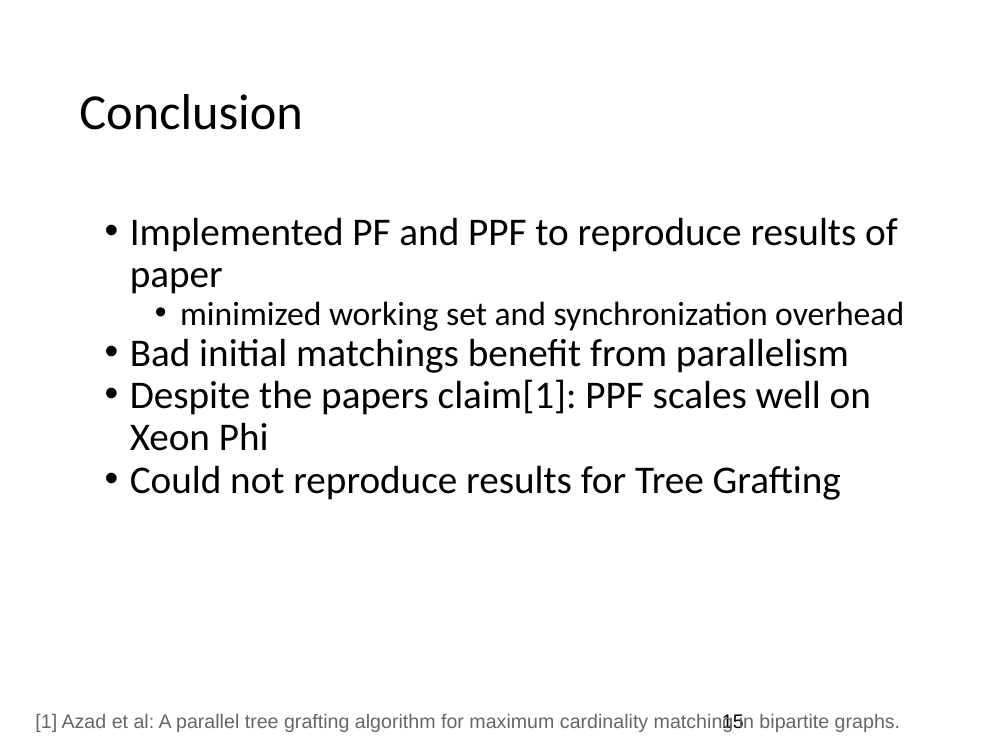
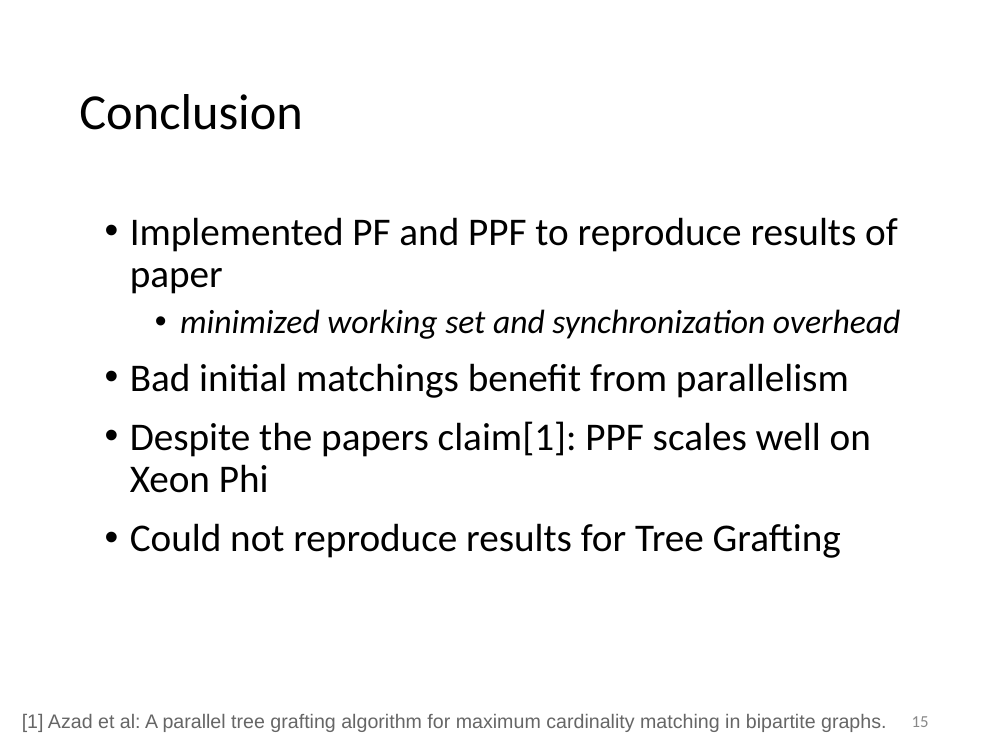
Before and after one commit to suem/dphpc-project, a slide deck: slide 15 of Final Presentation.pptx. Drawn at 1008x756 pixels with LibreOffice and Linux fonts; fonts in the diff are those of the drawing. Boxes give left, top, right and bottom in pixels: in the first picture for what was removed or moved away, otherwise in the second. Text is boxed around its words. In the diff, an @@ line names an element or a change of style, - is before the commit and + after.

```diff
--- a/Final Presentation.pptx
+++ b/Final Presentation.pptx
@@ text "Implemented PF and PPF to ..." at (x1=130, y1=217, x2=900, y2=558): italic on in "minimized working set and synchronization overhead"; more space between paragraphs @@
@@ text "[1] Azad et al: A ..." moved from (x1=35, y1=714, x2=900, y2=732) to (x1=22, y1=714, x2=886, y2=732) @@
@@ page number at (x1=912, y1=716, x2=929, y2=727): size 14 to 12 pt, font Arial to Calibri, text colour #000000 to #888888; alignment left to right @@
```
Also in this commit, not shown: 13 other slides changed.
